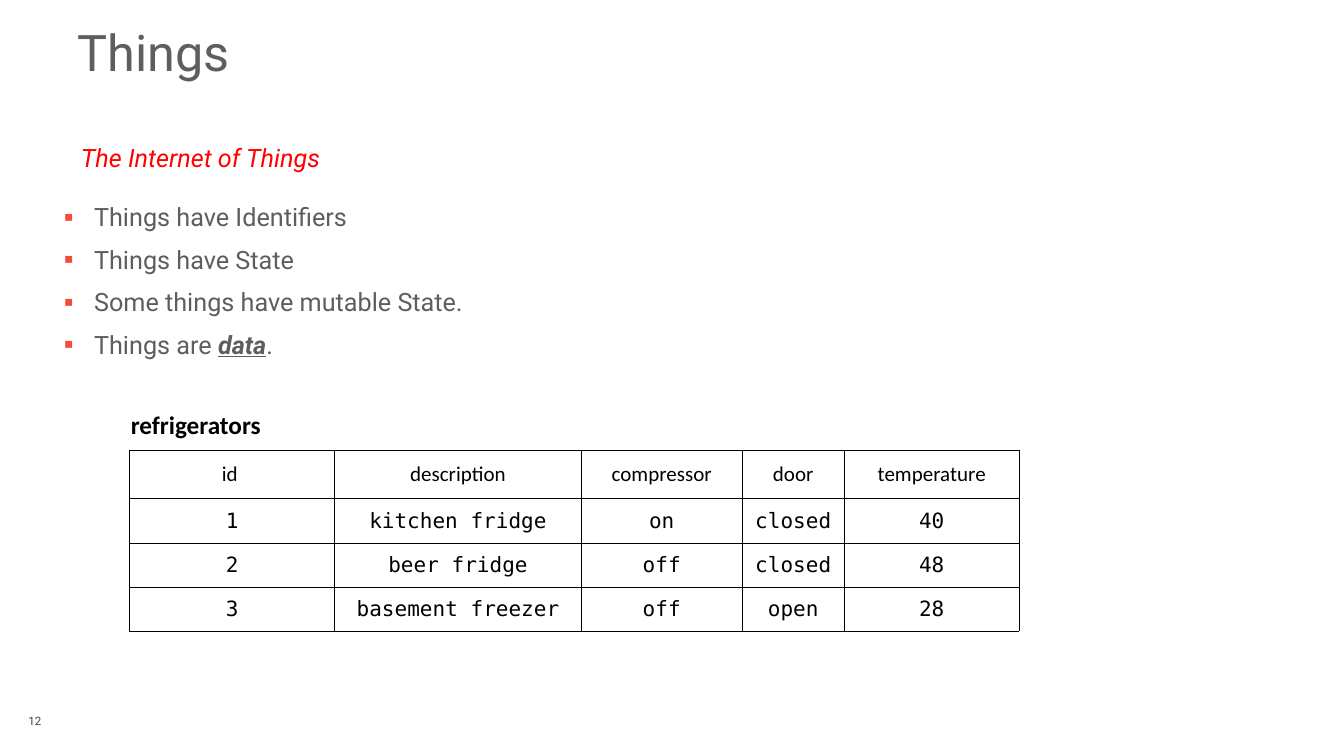
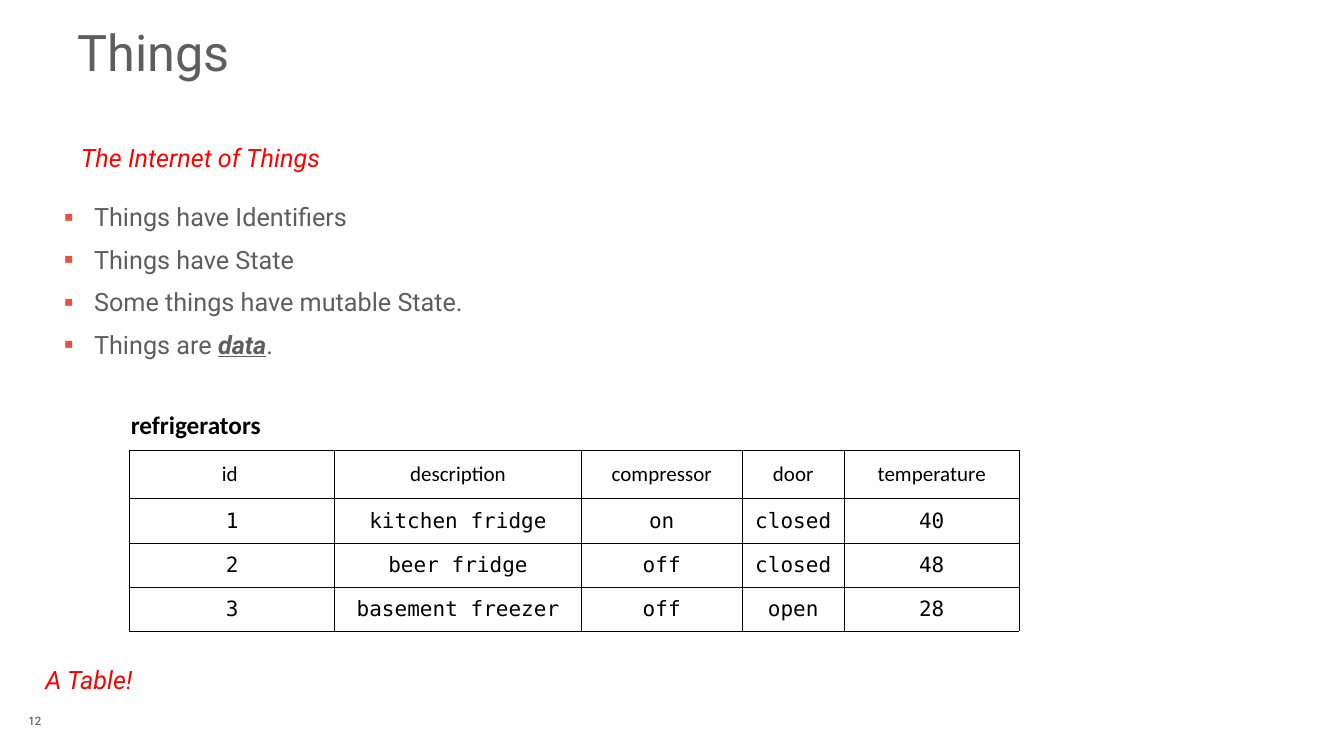
Before and after one commit to rotten/hue-multicorn-postgresql-fdw, a slide deck: slide 12 of extra/Database_Of_Things_PGConf_US_2015.pptx. Drawn at 1344x756 pixels with LibreOffice and Linux fonts; fonts in the diff are those of the drawing; background and template pictures are left out. Boxes give left, top, right and bottom in pixels: in the first picture for what was removed or moved away, otherwise in the second. Text is boxed around its words. In the diff, an @@ line names an element or a change of style, - is before the commit and + after.

```diff
--- a/extra/Database_Of_Things_PGConf_US_2015.pptx
+++ b/extra/Database_Of_Things_PGConf_US_2015.pptx
@@ text added at bbox=[45, 670, 132, 690], 24 pt, text #FF0000, italic @@
+A Table!
```
Also in this commit, not shown: 6 other slides changed.
